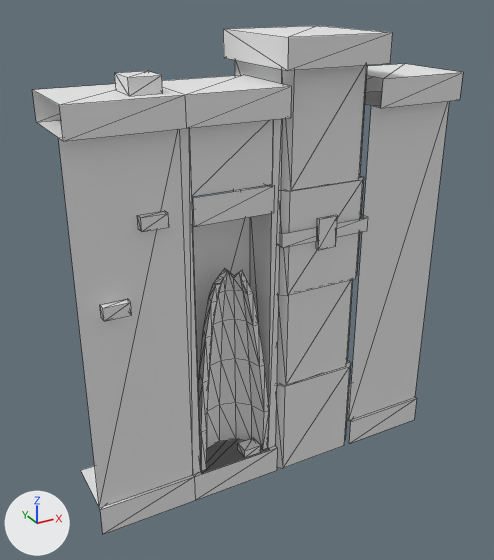
Renders of the glTF model pit-scene/kit/glb/T1_Mid_A.glb from each side of a commit.
Before and after are seen from a 50 mm lens placed at (-3.67, -5.89, 5.65), pointed at (-0.14, 0.51, 2.44). The axes (+X, +Y, +Z) are drawn at lower left. The lights are the same throughout. The picture after the commit comes second. Mesh edges are drawn as thin lines. Vertices at exactly the same position are counted once.

The older version as bpy lines, for what is in view:
```python
me_t1_mid_a = bpy.data.meshes.new('T1_Mid_A')
me_t1_mid_a.from_pydata(...)  # 253 vertices, 344 faces; spans x -2.25..2.25, y -0.14..1.2, z 0.0..5.15
me_t1_mid_a.materials.append(mat_t1_scenery)  # white #e7e7e7
ob_t1_mid_a = bpy.data.objects.new('T1_Mid_A', me_t1_mid_a)
ob_t1_mid_a.location = (0.0, 0.0, 0.0)
```
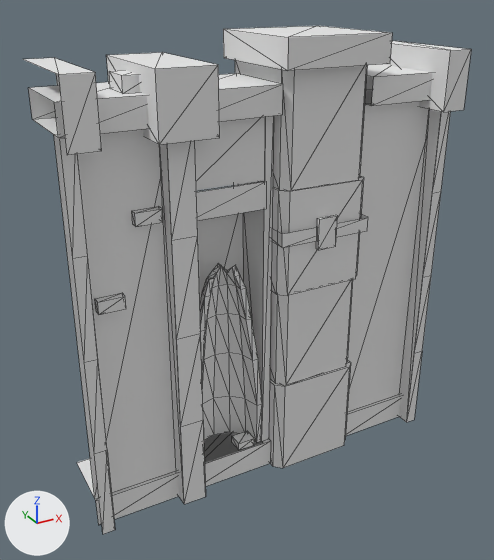
Changed parts and their boxes (x1, y1, x2, y2) in the pictures (494 x 560 px; the box of a moved part takes in the faces that stretch with it):
'T1_Mid_A', reshaped: before (32, 26, 463, 534); after (23, 26, 471, 534)
part 1 of me_t1_mid_a, added: after (160, 141, 206, 504)
part 2 of me_t1_mid_a, moved or reshaped: before (32, 64, 463, 534); after (23, 41, 471, 534)

What the commit changed:
me_t1_mid_a is used by ob_t1_mid_a; location (0.0, 0.0, 0.0).
me_t1_mid_a had 253 vertices, 344 faces and spanned x -2.25..2.25, y -0.14..1.2, z 0.0..5.15.
me_t1_mid_a now has 313 vertices, 396 faces and spans x -2.25..2.25, y -0.2..1.2, z 0.0..5.15.
me_t1_mid_a part 1: a new loose piece of 14 vertices spanning x -1.26..-0.99, y 0.0..0.2, z 0.0..4.4, in mat_t1_scenery (white #e7e7e7).
Part 2, on me_t1_mid_a:
5 vertices are removed from x -2.25..2.25, y -0.12, z 4.4.
24 faces are deleted.
164 vertices in x -2.25..2.25, y -0.12..0.85, z 0.0..4.86 move by (0.0, 0.16, 0.0).
4 vertices in x -0.8..-0.33, y 0.19, z 2.1..2.5 move by (0.0, 0.15, 0.0).
1 vertex moves from x 2.25, y 0.0, z 0.35 to x 2.25, y 0.0, z 1.1.
28 vertices are added at x -2.25..2.25, y -0.2..0.2, z 0.0..4.95.
5 new vertices lie (0.0, 0.0, 4.05) away from vertices in x -2.25..2.25, y 0.04, z 0.35.
10 new vertices lie (0.0, 1.31, 0.0) away from vertices in x -2.25..2.25, y -0.2, z 4.3..4.95.
8 new vertices lie (0.14, 0.0, 0.0) away from vertices in x -2.25..2.11, y 0.0, z 0.0..4.4.
64 new faces join them.
